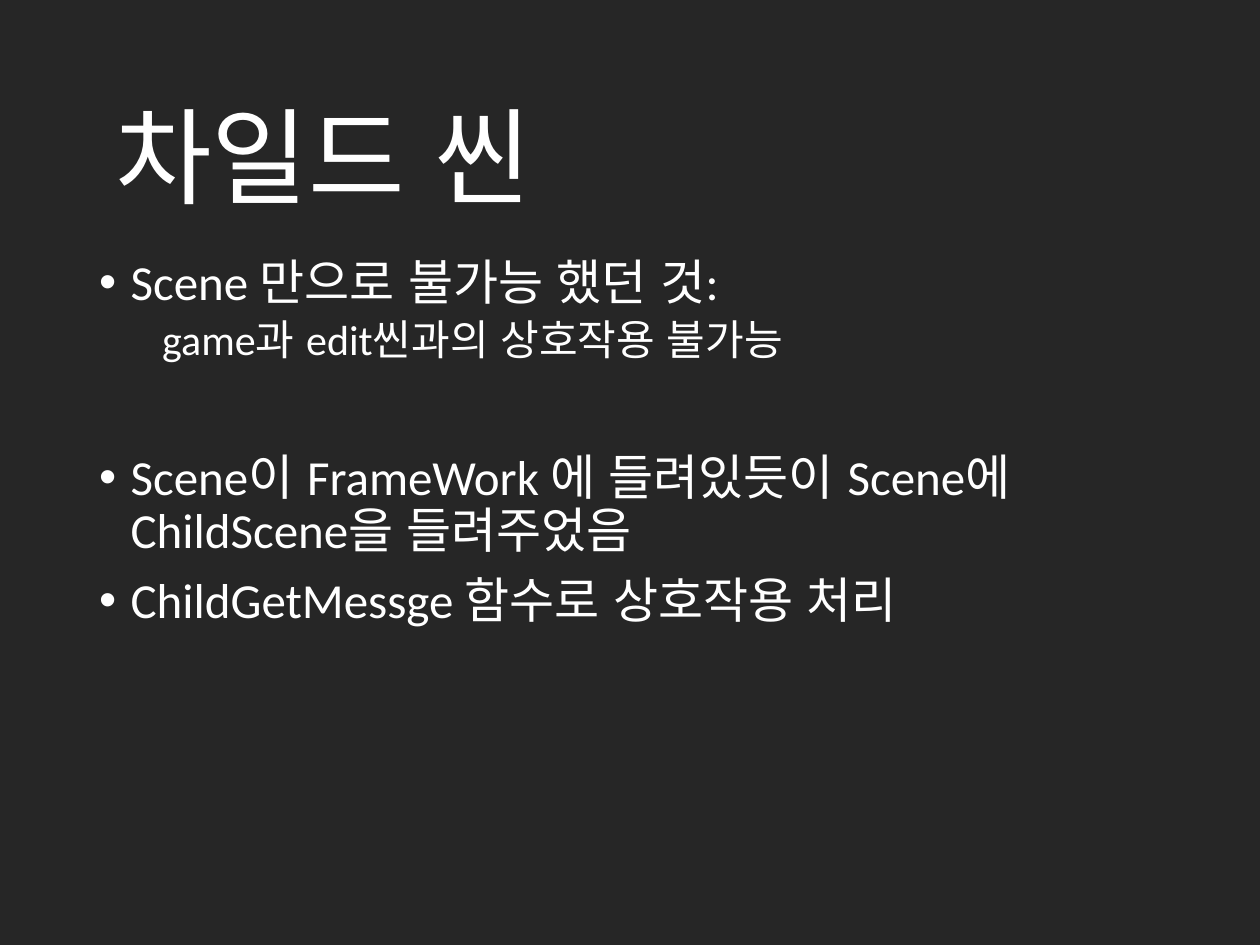
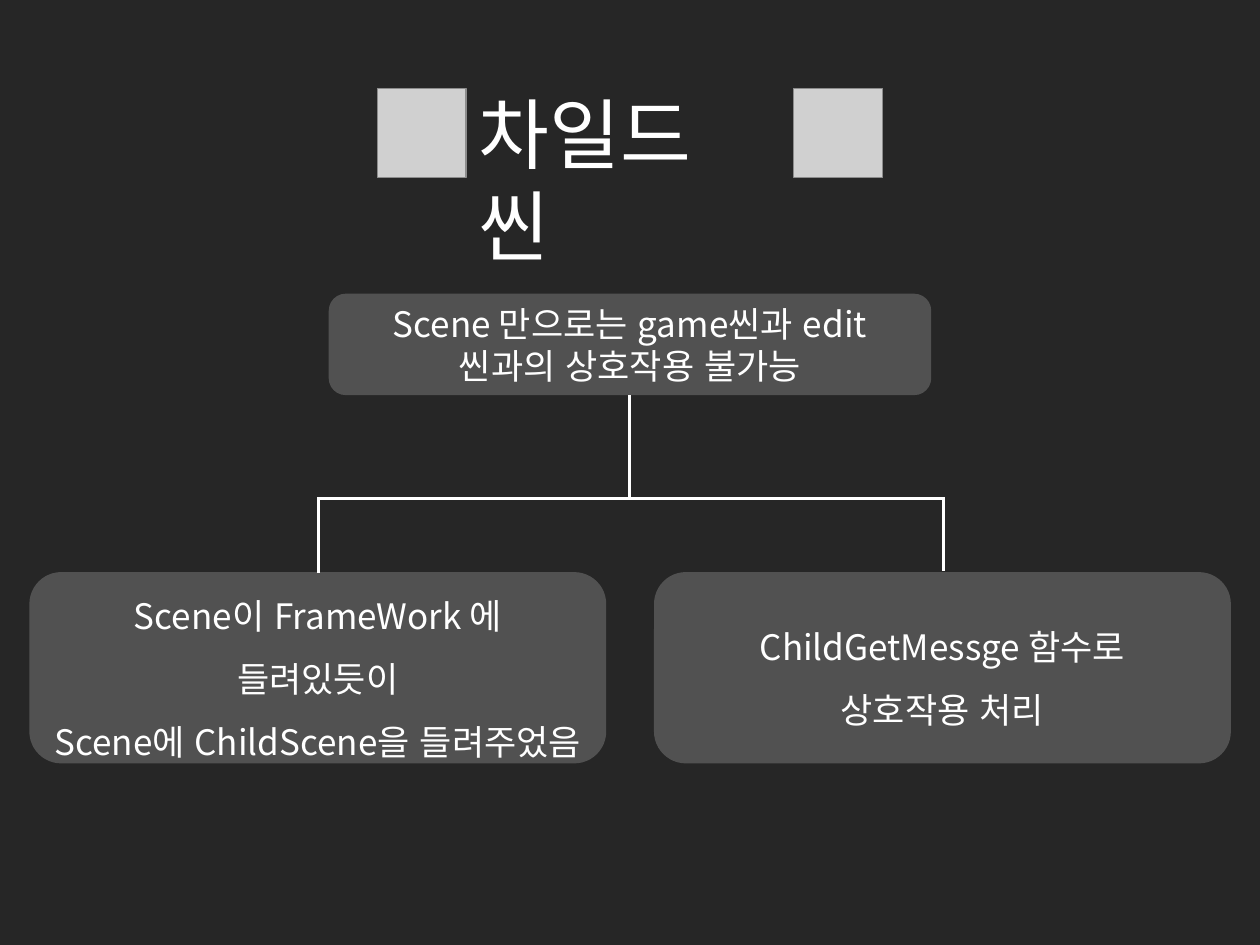
Before and after one commit to cmTEJAVA/Satellite, a slide deck: slide 10 of 발표자료/API 텀프로젝트 발표자료.pptx. Drawn at 1260x945 pixels with LibreOffice and Linux fonts; fonts in the diff are those of the drawing; grey boxes stand for pictures. Boxes give left, top, right and bottom in pixels: in the first picture for what was removed or moved away, otherwise in the second. Text is boxed around its words. In the diff, an @@ line names an element or a change of style, - is before the commit and + after.

Commit message:
presentation

```diff
--- a/발표자료/API 텀프로젝트 발표자료.pptx
+++ b/발표자료/API 텀프로젝트 발표자료.pptx
@@ picture added at (377,88,466,178) @@
@@ text "차일드 씬": place and size @@
-text "차일드 씬" at (115,109,531,204)
+text "차일드 씬" at (479,99,691,260)
@@ text "차일드 씬" at (479,99,691,260): size 60 to 44 pt, font Calibri to Noto Sans CJK KR @@
@@ picture added at (794,88,883,178) @@
@@ text removed at (131,259,1011,627) @@
-• Scene 만으로 불가능 했던 것:
-  game과 edit씬과의 상호작용 불가능
-• Scene이 FrameWork 에 들려있듯이 Scene에 ChildScene을 들려주었음
-• ChildGetMessge 함수로 상호작용 처리
@@ rounded rectangle added at (329,294,931,394), fill #A6A6A6 at 34% opacity, 20 pt, text #FFFFFF @@
+Scene 만으로는 game씬과 edit씬과의 상호작용 불가능
@@ line added from (630, 396) to (630, 500), #FFFFFF 1.75 pt @@
@@ elbow line added from (319, 573) to (944, 571), #FFFFFF 1.75 pt @@
@@ rounded rectangle added at (29,572,606,764), fill #A6A6A6 at 34% opacity, 20 pt, text #FFFFFF @@
+Scene이 FrameWork 에 들려있듯이
+Scene에 ChildScene을 들려주었음
@@ rounded rectangle added at (654,572,1231,764), fill #A6A6A6 at 34% opacity, 20 pt, text #FFFFFF @@
+ChildGetMessge 함수로
+상호작용 처리
```
Also in this commit, not shown: 6 other slides changed, 1 slide added, 1 slide removed.
